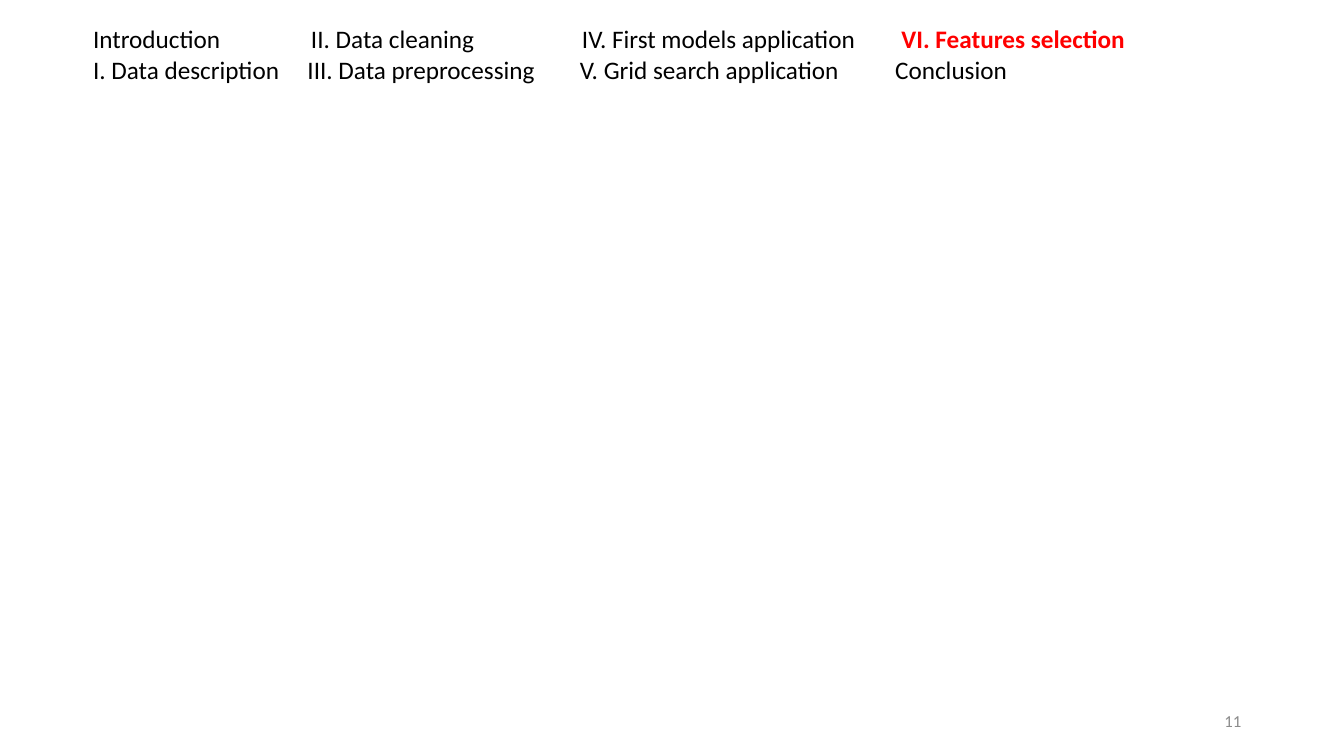
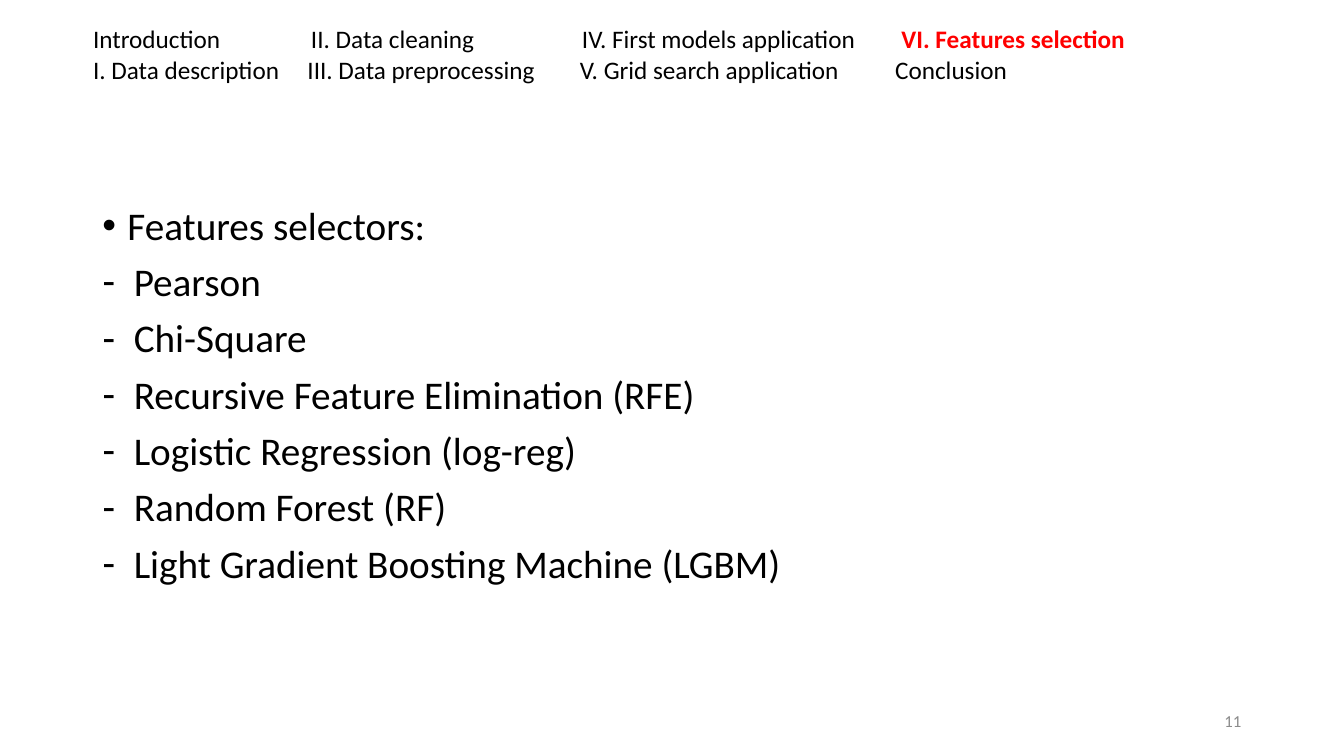
Before and after one commit to mqarmout/HCV_classification, a slide deck: slide 11 of Term Project - Group 6.pptx. Drawn at 1344x756 pixels with LibreOffice and Linux fonts; fonts in the diff are those of the drawing. Boxes give left, top, right and bottom in pixels: in the first picture for what was removed or moved away, otherwise in the second. Text is boxed around its words. In the diff, an @@ line names an element or a change of style, - is before the commit and + after.

```diff
--- a/Term Project - Group 6.pptx
+++ b/Term Project - Group 6.pptx
@@ text added at [127,212,781,585], 28 pt, text #000000 @@
+• Features selectors:
+– Pearson
+– Chi-Square
+– Recursive Feature Elimination (RFE)
+– Logistic Regression (log-reg)
+– Random Forest (RF)
+– Light Gradient Boosting Machine (LGBM)
```
Also in this commit, not shown: 2 other slides changed, 1 slide removed, 1 other file.
